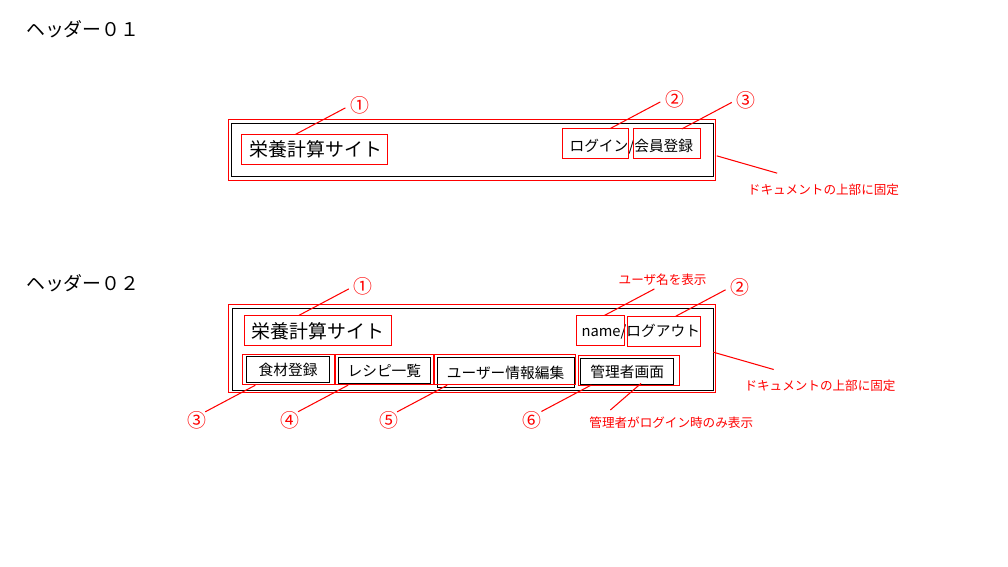
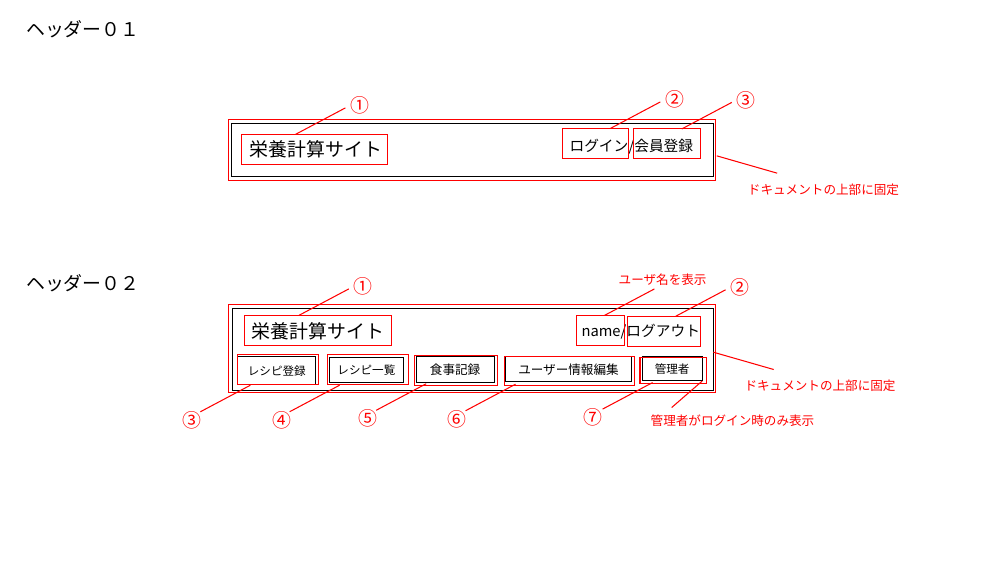
Before and after one commit to taku300/WebSystemSelf, a slide deck: slide 2 of Documents/Design_Documents/参考部品.pptx. Drawn at 1008x567 pixels with LibreOffice and Linux fonts; fonts in the diff are those of the drawing. Boxes give left, top, right and bottom in pixels: in the first picture for what was removed or moved away, otherwise in the second. Text is boxed around its words. In the diff, an @@ line names an element or a change of style, - is before the commit and + after.

```diff
--- a/Documents/Design_Documents/参考部品.pptx
+++ b/Documents/Design_Documents/参考部品.pptx
@@ rectangle resized from (x1=243, y1=355, x2=335, y2=385) to (x1=237, y1=355, x2=318, y2=385) @@
@@ rectangle "レシピ登録" resized from (x1=247, y1=357, x2=330, y2=383) to (x1=238, y1=357, x2=316, y2=384) @@
@@ rectangle resized from (x1=336, y1=355, x2=434, y2=385) to (x1=327, y1=355, x2=408, y2=385) @@
@@ rectangle "レシピ一覧" resized from (x1=338, y1=358, x2=430, y2=383) to (x1=330, y1=358, x2=403, y2=383) @@
@@ rectangle "レシピ一覧" at (x1=330, y1=358, x2=403, y2=383): size 14 to 11 pt @@
@@ rectangle added at (x1=415, y1=355, x2=498, y2=386), outline #FF0000 1 pt @@
@@ rectangle added at (x1=417, y1=356, x2=495, y2=383), outline #000000 1 pt, 12 pt, text #000000 @@
+食事記録
@@ rectangle resized from (x1=435, y1=355, x2=576, y2=385) to (x1=504, y1=356, x2=635, y2=386) @@
@@ rectangle "ユーザー情報編集" resized from (x1=437, y1=358, x2=574, y2=387) to (x1=506, y1=357, x2=632, y2=382) @@
@@ rectangle "ユーザー情報編集" at (x1=506, y1=357, x2=632, y2=382): size 14 to 12 pt @@
@@ rectangle resized from (x1=579, y1=355, x2=680, y2=386) to (x1=640, y1=358, x2=707, y2=383) @@
@@ rectangle "管理者" resized from (x1=581, y1=358, x2=673, y2=384) to (x1=642, y1=356, x2=702, y2=380) @@
@@ line moved from (206, 412) - (256, 386) to (200, 412) - (250, 386) @@
@@ text in rectangle at (x1=248, y1=365, x2=306, y2=376): text changed; size 14 to 11 pt @@
-食材登録
+レシピ登録
@@ line moved from (298, 412) - (348, 386) to (290, 412) - (340, 386) @@
@@ line added from (377, 411) to (426, 384), #FF0000 1 pt @@
@@ line moved from (397, 412) - (447, 386) to (466, 411) - (516, 384) @@
@@ text in rectangle at (x1=655, y1=363, x2=690, y2=374): text changed; size 14 to 11 pt @@
-管理者画面
+管理者
@@ 2 lines, 1 text moved together from (x1=541, y1=383, x2=753, y2=428) to (x1=603, y1=381, x2=815, y2=426) @@
@@ text "③" moved from (x1=188, y1=410, x2=207, y2=429) to (x1=183, y1=410, x2=202, y2=429) @@
@@ text "④" moved from (x1=280, y1=411, x2=299, y2=429) to (x1=272, y1=410, x2=291, y2=429) @@
@@ text "⑤" moved from (x1=379, y1=411, x2=398, y2=429) to (x1=359, y1=409, x2=378, y2=427) @@
@@ text "⑥" moved from (x1=523, y1=410, x2=542, y2=429) to (x1=448, y1=409, x2=467, y2=428) @@
@@ text added at (x1=584, y1=408, x2=603, y2=426), 18 pt, text #FF0000 @@
+⑦
```
Also in this commit, not shown: 15 other slides changed, 3 slides added, 34 other files.
